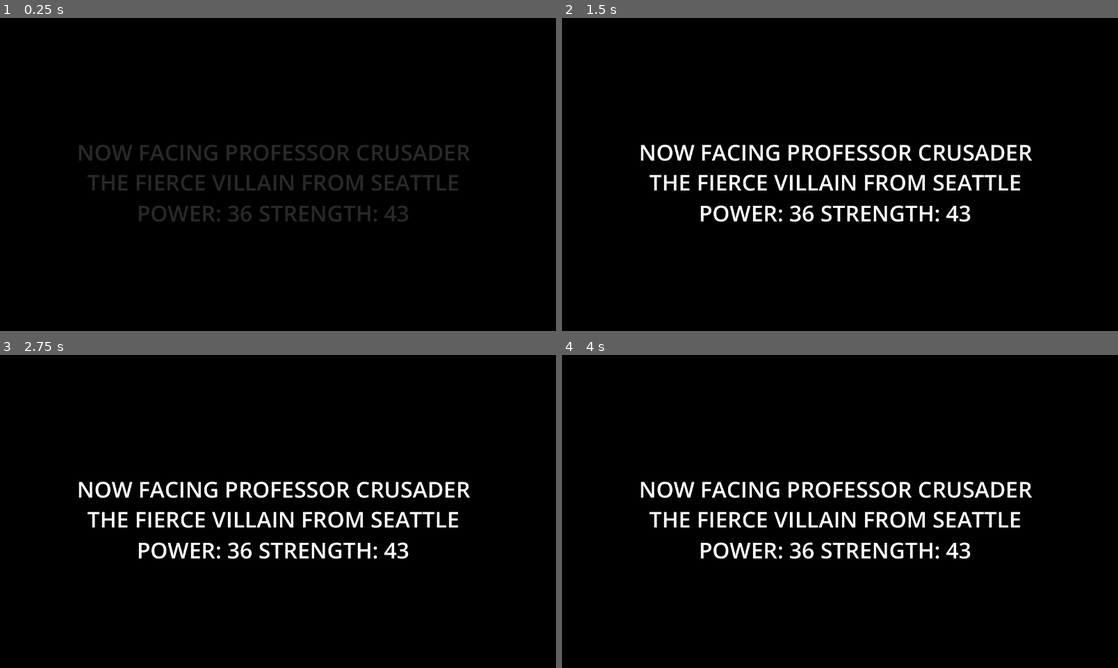
Above: before the commit, frames 1-4 (two rows, left to right).
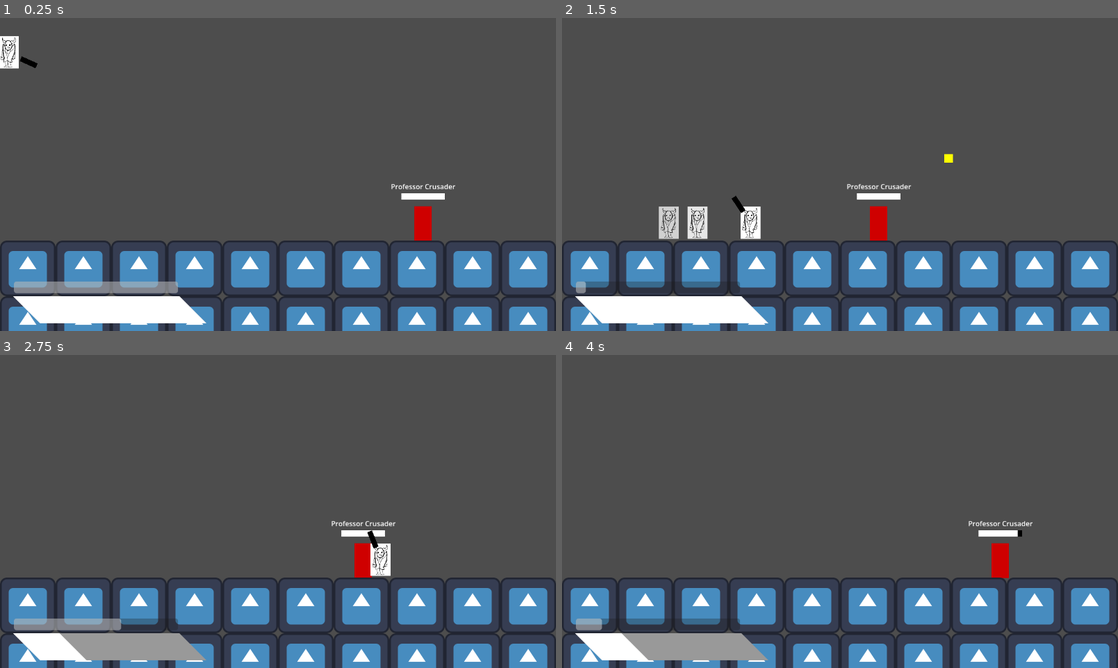
Above: after the commit, the same moments.

Repository: kryscw/Superhero-Project-X
Game: Godot game, scene res://Scenes/main.tscn
Same seed, same stepped clock (60 frames per second), same inputs: the game is played once before the commit and once after it. The engine's default icon, where the game draws it, is replaced by a stand-in: a white triangle on a blue panel in a dark square.
Inputs (mouse positions are in pixels of both pictures, inside the frame that each line leads up to):
- Up to frame 1 (0.25 s): no input
- Up to frame 2 (1.5 s): move the mouse to (962, 158) at 0.52 s; hold D (right) from 0.53 s (still down); click (962, 158) at 0.6 s; tap Space (jump) at 0.77 s; move the mouse to (728, 190) at 1.27 s; right-click (728, 190) at 1.35 s
- Up to frame 3 (2.75 s): tap Space (jump) at 1.52 s; click (166, 527) at 1.55 s; move the mouse to (333, 442) at 2.02 s; release D (right) at 2.03 s; hold A (left) from 2.03 s (still down); click (333, 442) at 2.1 s
- Up to frame 4 (4 s): move the mouse to (812, 574) at 2.77 s; release A (left) at 2.78 s; hold D (right) from 2.78 s (still down); click (812, 574) at 2.85 s; tap Space (jump) at 3.02, 3.77 s; move the mouse to (1006, 558) at 3.52 s; right-click (1006, 558) at 3.6 s; click (1006, 558) at 3.8 s

The runs differ from the first frame. In frame 1, 100% of the frame differs, in the area x 0-100%, y 0-100%; in frame 2, 100%; in frame 3, 100%; in frame 4, 100%.

Commit message:
intro animation

Diff:
--- a/Scenes/enemy.gd
+++ b/Scenes/enemy.gd
@@ -15,8 +15,9 @@
 
 var soundfont_em = ["hit_em", "hit_em2", "hit_em3", "hit_em4", "hit_em5"]
 var soundfont_sumit = ["enemy_hitsumit", "enemy_hitsumit2", "enemy_hitsumit3"]
+var soundfonts = [soundfont_em, soundfont_sumit]
 
-var soundfont = soundfont_em
+var soundfont = soundfonts[randi_range(0, soundfonts.size()-1)]
 
 func _process(_delta: float) -> void:
 	$healthBar.value = remap(health, 0, maxHealth, 0.0, 100)
--- /dev/null
+++ b/Scenes/introSplash.gd
@@ -0,0 +1,6 @@
+extends Node2D
+
+func _ready():
+	$AnimationPlayer.play("intro")
+	await $AnimationPlayer.animation_finished
+	get_tree().change_scene_to_file("res://Main_Menu.tscn")
--- a/Scenes/main.gd
+++ b/Scenes/main.gd
@@ -1,6 +1,6 @@
 extends Node2D
 
-var gameStarted = false
+var gameStarted = true
 
 func announceReady():
 	$CanvasLayer/labels/enemyLabel.text = "NOW FACING " + $Enemy.enemy_name.to_upper()
--- a/Scenes/main.tscn
+++ b/Scenes/main.tscn
@@ -62,10 +62,10 @@
 tracks/0/interp = 1
 tracks/0/loop_wrap = true
 tracks/0/keys = {
-"times": PackedFloat32Array(5.0333333, 5.6),
+"times": PackedFloat32Array(-0.099999994, 5.0333333),
 "transitions": PackedFloat32Array(1, 1),
 "update": 0,
-"values": [Color(1, 1, 1, 1), Color(1, 1, 1, 1)]
+"values": [Color(1, 1, 1, 0), Color(1, 1, 1, 1)]
 }
 tracks/1/type = "value"
 tracks/1/imported = false
@@ -197,11 +197,13 @@
 [node name="CanvasLayer" type="CanvasLayer" parent="." unique_id=2106179808]
 
 [node name="ColorRect" type="ColorRect" parent="CanvasLayer" unique_id=951349395]
+visible = false
 offset_right = 1280.0
 offset_bottom = 720.0
 color = Color(0, 0, 0, 1)
 
 [node name="labels" type="Node2D" parent="CanvasLayer" unique_id=2082700873]
+visible = false
 
 [node name="enemyLabel" type="Label" parent="CanvasLayer/labels" unique_id=1196273812]
 offset_left = -34.0
@@ -232,7 +234,6 @@
 
 [node name="AnimationPlayer" type="AnimationPlayer" parent="CanvasLayer" unique_id=962419206]
 libraries/ = SubResource("AnimationLibrary_344ge")
-autoplay = &"FadeIn"
 
 [connection signal="timeout" from="Player/CanvasLayer/dashTimer" to="Player" method="_on_dash_timer_timeout"]
 [connection signal="body_shape_entered" from="Player/Area2D" to="Player" method="damage_area_entered"]
--- a/Scenes/player.gd
+++ b/Scenes/player.gd
@@ -13,7 +13,7 @@
 var health: int = 100
 var dash: int = 100
 
-var active = false
+@onready var main = get_tree().current_scene
 
 
 
@@ -45,7 +45,7 @@
 		$Area2D/CollisionShape2D.disabled = false
 		$afterImage.emitting = false
 
-	if active:
+	if main.gameStarted:
 		move_and_slide()
 
 
--- /dev/null
+++ b/Scenes/splash.tscn
@@ -0,0 +1,78 @@
+[gd_scene format=3 uid="uid://db4o0hsdrbp17"]
+
+[ext_resource type="Script" uid="uid://dyb66om2yaw04" path="res://Scenes/introSplash.gd" id="1_7xstc"]
+[ext_resource type="Texture2D" uid="uid://bn3ha78q3d406" path="res://Sprites/nostack.png" id="1_i8nxx"]
+[ext_resource type="AudioStream" uid="uid://dwvwlv2yo17il" path="res://Audio/nostack.ogg" id="2_t3al1"]
+
+[sub_resource type="Animation" id="Animation_7xstc"]
+length = 0.001
+tracks/0/type = "value"
+tracks/0/imported = false
+tracks/0/enabled = true
+tracks/0/path = NodePath("Nostack:modulate")
+tracks/0/interp = 1
+tracks/0/loop_wrap = true
+tracks/0/keys = {
+"times": PackedFloat32Array(0),
+"transitions": PackedFloat32Array(1),
+"update": 0,
+"values": [Color(1, 1, 1, 1)]
+}
+
+[sub_resource type="Animation" id="Animation_t3al1"]
+resource_name = "intro"
+length = 4.0
+step = 0.25
+tracks/0/type = "value"
+tracks/0/imported = false
+tracks/0/enabled = true
+tracks/0/path = NodePath("Nostack:modulate")
+tracks/0/interp = 1
+tracks/0/loop_wrap = true
+tracks/0/keys = {
+"times": PackedFloat32Array(0, 1, 3, 3.5),
+"transitions": PackedFloat32Array(4068.7307, 1, 9.189586, 1),
+"update": 0,
+"values": [Color(1, 1, 1, 0), Color(1, 1, 1, 1), Color(1, 1, 1, 1), Color(1, 1, 1, 0)]
+}
+tracks/1/type = "audio"
+tracks/1/imported = false
+tracks/1/enabled = true
+tracks/1/path = NodePath("AudioStreamPlayer")
+tracks/1/interp = 1
+tracks/1/loop_wrap = true
+tracks/1/keys = {
+"clips": [{
+"end_offset": 0.0,
+"start_offset": 0.0,
+"stream": ExtResource("2_t3al1")
+}],
+"times": PackedFloat32Array(1)
+}
+tracks/1/use_blend = true
+
+[sub_resource type="AnimationLibrary" id="AnimationLibrary_7xstc"]
+_data = {
+&"RESET": SubResource("Animation_7xstc"),
+&"intro": SubResource("Animation_t3al1")
+}
+
+[node name="intro" type="Node2D" unique_id=397864476]
+script = ExtResource("1_7xstc")
+
+[node name="ColorRect" type="ColorRect" parent="." unique_id=1577077416]
+offset_left = -77.0
+offset_top = -46.0
+offset_right = 1352.0
+offset_bottom = 772.0
+color = Color(0, 0, 0, 1)
+
+[node name="Nostack" type="Sprite2D" parent="." unique_id=2020773248]
+position = Vector2(631, 347)
+texture = ExtResource("1_i8nxx")
+
+[node name="AudioStreamPlayer" type="AudioStreamPlayer" parent="." unique_id=1119792208]
+
+[node name="AnimationPlayer" type="AnimationPlayer" parent="." unique_id=1617234086]
+libraries/ = SubResource("AnimationLibrary_7xstc")
+autoplay = &"intro"
--- a/Scenes/weapon_rot.gd
+++ b/Scenes/weapon_rot.gd
@@ -1,6 +1,8 @@
 extends Node2D
 
 var bullet = preload("res://Scenes/bullet.tscn")
+
+var bulletSpeed = 250
 
 func _process(delta: float) -> void:
 	self.look_at(get_global_mouse_position())
@@ -8,5 +10,5 @@
 	if Input.is_action_just_pressed("shoot"):
 		var x = bullet.instantiate()
 		x.global_position = self.global_position
-		x.direction = get_global_mouse_position() - global_position
+		x.direction = (get_global_mouse_position() - global_position).normalized() * bulletSpeed
 		get_tree().current_scene.add_child(x)
--- a/project.godot
+++ b/project.godot
@@ -48,6 +48,7 @@
 shoot={
 "deadzone": 0.2,
 "events": [Object(InputEventMouseButton,"resource_local_to_scene":false,"resource_name":"","device":-1,"window_id":0,"a …(259 unchanged characters)…
+, Object(InputEventKey,"resource_local_to_scene":false,"resource_name":"","device":-1,"window_id":0,"alt_pressed":false,"shift_pressed":false,"ctrl_pressed":false,"meta_pressed":false,"pressed":false,"keycode":0,"physical_keycode":88,"key_label":0,"unicode":120,"location":0,"echo":false,"script":null)
 ]
 }
 dash={
Not shown, added: Audio/another attempt_2.mp3.import
Not shown, changed: Audio/enemy_hitsumit2.ogg.import
Not shown, added: Audio/nostack.ogg.import
Not shown, added: Scenes/introSplash.gd.uid
Binary file added: Sprites/nostack.png
Not shown, added: Sprites/nostack.png.import
Not shown, changed: .DS_Store
Not shown, added: Audio/another attempt_2.mp3
Not shown, added: Audio/nostack.ogg
